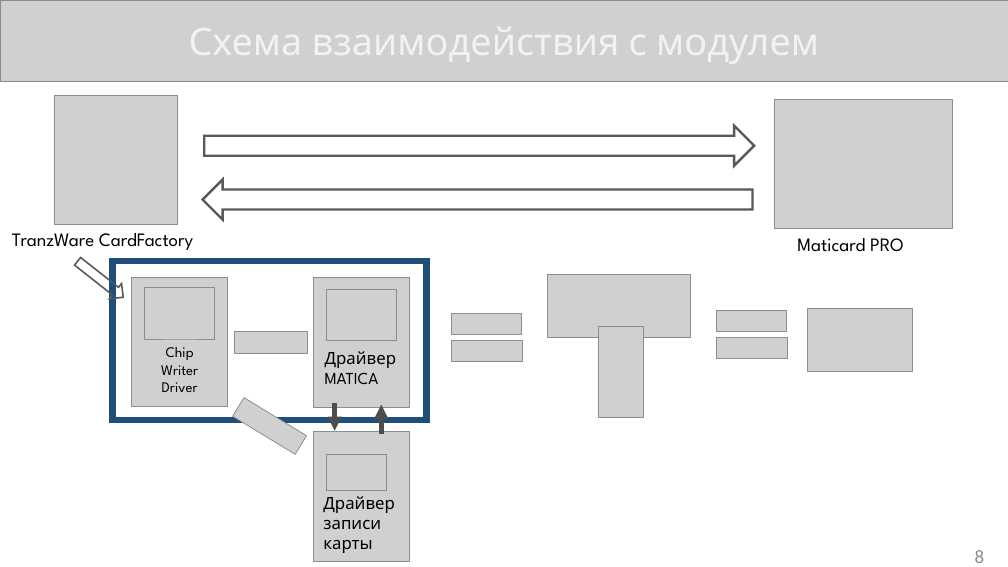
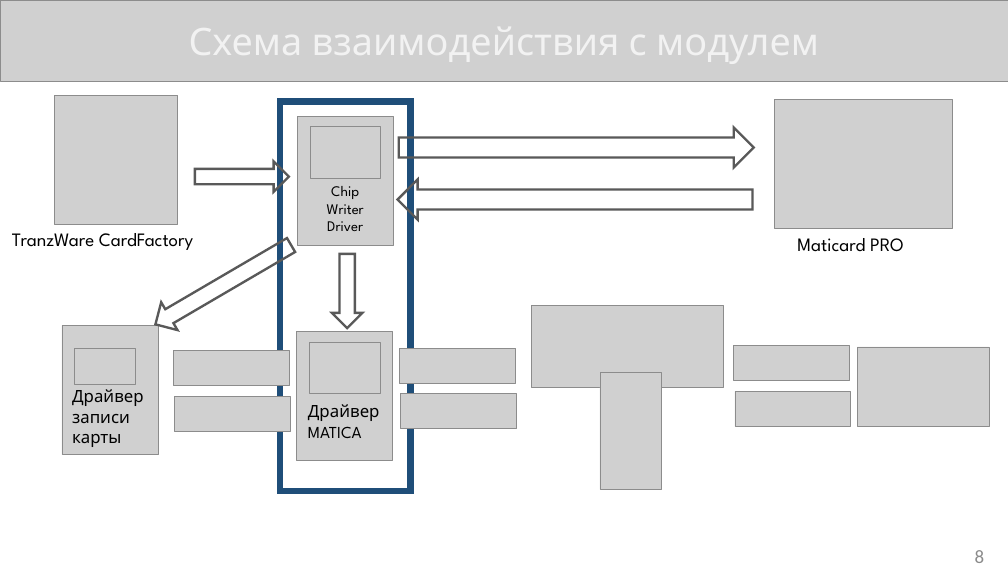
Before and after one commit to KonstantinShemyakin/Diplom, a slide deck: slide 8 of Presentation/NMSTU_Presentation.pptx. Drawn at 1008x567 pixels with LibreOffice and Linux fonts; fonts in the diff are those of the drawing; grey boxes stand for pictures. Boxes give left, top, right and bottom in pixels: in the first picture for what was removed or moved away, otherwise in the second. Text is boxed around its words. In the diff, an @@ line names an element or a change of style, - is before the commit and + after.

```diff
--- a/Presentation/NMSTU_Presentation.pptx
+++ b/Presentation/NMSTU_Presentation.pptx
@@ rectangle: place and size @@
-rectangle at [113,261,426,420]
+rectangle at [280,102,411,492]
@@ right arrow: place and size @@
-right arrow at [204,126,754,166]
+right arrow at [399,128,754,168]
@@ right arrow at [195,161,289,191]: outline #595959 1.5 pt to #595959 2.25 pt; rotation 38 to 0 degrees @@
@@ 2 pictures, 1 text: place and size @@
-2 pictures, 1 text at [132,278,228,407]
+2 pictures, 1 text at [297,116,393,246]
@@ right arrow: place and size @@
-right arrow at [203,179,752,219]
+right arrow at [398,179,753,219]
@@ right arrow added at [147,231,299,338], outline #595959 2.25 pt @@
@@ right arrow added at [332,254,362,328], outline #595959 2.25 pt @@
@@ picture: place and size @@
-picture at [548,274,690,337]
+picture at [532,306,724,387]
@@ picture: place and size @@
-picture at [234,331,308,353]
+picture at [173,351,289,386]
@@ picture: place and size @@
-picture at [313,278,409,408]
+picture at [296,331,392,461]
@@ picture: place and size @@
-picture at [326,289,396,340]
+picture at [309,343,380,394]
@@ picture: place and size @@
-picture at [452,341,523,362]
+picture at [400,348,516,383]
@@ picture: place and size @@
-picture at [717,338,787,359]
+picture at [734,346,850,380]
@@ picture: place and size @@
-picture at [808,308,913,371]
+picture at [858,347,989,426]
@@ 2 pictures, 1 text: place and size @@
-2 pictures, 1 text at [313,432,409,561]
+2 pictures, 1 text at [62,326,158,455]
@@ picture: place and size @@
-picture at [598,326,644,417]
+picture at [600,372,662,489]
@@ picture at [175,396,290,431]: rotation 211 to 180 degrees @@
@@ text "Драйвер": place and size @@
-text "Драйвер" at [325,351,397,384]
+text "Драйвер" at [308,404,380,438]
@@ arrow removed from (335, 404) to (335, 431) @@
@@ arrow removed from (381, 435) to (381, 405) @@
@@ picture: place and size @@
-picture at [451,314,522,335]
+picture at [401,394,516,429]
@@ picture: place and size @@
-picture at [716,310,786,331]
+picture at [735,392,851,426]
```
Also in this commit, not shown: 4 other slides changed, 1 other file.
